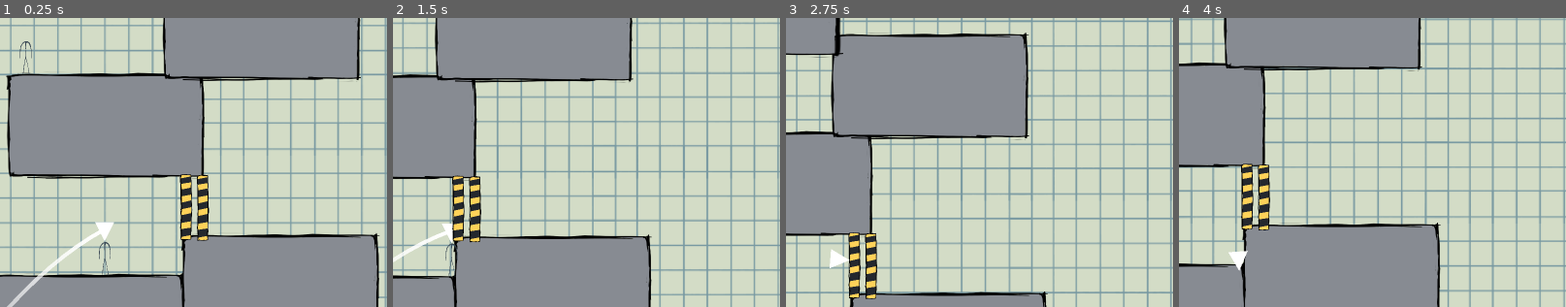
Above: before the commit, frames 1-4 (left to right).
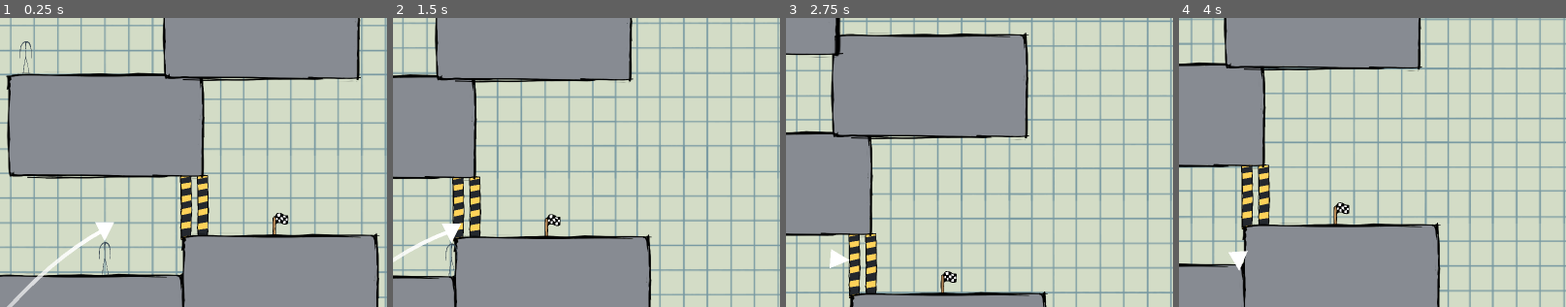
Above: after the commit, the same moments.

Repository: Indigo-Hawk/UBGJ-Project
Game: Godot game, scene res://Levels/test.tscn
The game is run twice, just before and just after one commit, with the same random seed, the same clock (stepped at 60 frames per second) and the same inputs.
Inputs (mouse positions are % of the whole screen's width and height, from its top left):
- Up to frame 1 (0.25 s): no input
- Up to frame 2 (1.5 s): move the mouse to (72, 45) at 0.52 s; hold D (RIGHT) from 0.53 s (still down); tap Space (ACTION) at 0.6 s; move the mouse to (30, 55) at 1.27 s; tap E (INTERACT) at 1.35 s
- Up to frame 3 (2.75 s): move the mouse to (60, 28) at 2.02 s; release D (RIGHT) at 2.03 s; hold A (LEFT) from 2.03 s (still down); tap Space (ACTION) at 2.1 s
- Up to frame 4 (4 s): move the mouse to (45, 70) at 2.77 s; release A (LEFT) at 2.78 s; hold D (RIGHT) from 2.78 s (still down); tap E (INTERACT) at 2.85 s; move the mouse to (80, 65) at 3.52 s; tap Space (ACTION) at 3.6 s
The pictures show only the part of the screen within x 43-93%, y 9-59%; the shares and areas given below are measured in that part.

The runs differ from the first frame. In frame 1, 0.3% of the frame differs, in the area x 46-75%, y 54-78%; in frame 2, 0.4%, in the area x 15-44%, y 54-78%; in frame 3, 0.3%; in frame 4, 0.3%.

Commit message:
Added a music player, added end zone sprite, and other minor changes

Diff:
--- a/Components/Door/door.tscn
+++ b/Components/Door/door.tscn
@@ -12,6 +12,7 @@
 script = ExtResource("1_xwqty")
 
 [node name="Platforms" type="Sprite2D" parent="."]
+z_index = -1
 position = Vector2(-1, -2)
 rotation = -1.5708
 scale = Vector2(0.2, 0.35)
--- a/Components/EndZone/end_zone.tscn
+++ b/Components/EndZone/end_zone.tscn
@@ -1,6 +1,7 @@
-[gd_scene load_steps=3 format=3 uid="uid://71x2sq1tvg6k"]
+[gd_scene load_steps=4 format=3 uid="uid://71x2sq1tvg6k"]
 
 [ext_resource type="Script" uid="uid://r8wxr6wbp7h1" path="res://Components/EndZone/end_zone.gd" id="1_kkw75"]
+[ext_resource type="Texture2D" uid="uid://xglfrdjltbyq" path="res://Art/finish.png" id="2_vi2ac"]
 
 [sub_resource type="CircleShape2D" id="CircleShape2D_vi2ac"]
 radius = 50.0
@@ -13,4 +14,10 @@
 [node name="CollisionShape2D" type="CollisionShape2D" parent="."]
 shape = SubResource("CircleShape2D_vi2ac")
 
+[node name="Finish" type="Sprite2D" parent="."]
+z_index = -1
+position = Vector2(15, -9)
+scale = Vector2(0.2, 0.2)
+texture = ExtResource("2_vi2ac")
+
 [connection signal="body_entered" from="." to="." method="_on_body_entered"]
--- /dev/null
+++ b/Components/MusicPlayer/music_player.gd
@@ -0,0 +1,13 @@
+extends AudioStreamPlayer
+class_name MusicPlayer
+
+var musicFiles:Array[AudioStreamMP3] = [
+	preload("res://Audio/bg_menu.mp3"),
+	preload("res://Audio/bg_game.mp3")
+]
+
+
+
+func PlayTrack(index:int)->void:
+	stream = musicFiles[index]
+	play()
--- /dev/null
+++ b/Components/MusicPlayer/music_player.tscn
@@ -0,0 +1,9 @@
+[gd_scene load_steps=3 format=3 uid="uid://cgjj3ehyg3g2h"]
+
+[ext_resource type="AudioStream" uid="uid://c4p82nsw2bvo0" path="res://Audio/bg_menu.mp3" id="1_yw23y"]
+[ext_resource type="Script" uid="uid://budtkijk4mwc2" path="res://Components/MusicPlayer/music_player.gd" id="2_7xrtd"]
+
+[node name="MusicPlayer" type="AudioStreamPlayer"]
+stream = ExtResource("1_yw23y")
+autoplay = true
+script = ExtResource("2_7xrtd")
--- a/Components/UI/main_menu.gd
+++ b/Components/UI/main_menu.gd
@@ -2,10 +2,12 @@
 
 func _ready() -> void:
 	$Main/Title.play("default")
+	Globals.PlayMusic(0)
 
 
 func _on_button_button_up() -> void:
 			get_tree().call_deferred("change_scene_to_file","res://Levels/test.tscn")
+			Globals.call_deferred("PlayMusic",1)
 
 
 func _on_button_2_button_up() -> void:
--- a/Components/UI/main_menu.tscn
+++ b/Components/UI/main_menu.tscn
@@ -125,9 +125,10 @@
 offset_top = -382.0
 offset_right = 206.0
 offset_bottom = -366.0
-min_value = -10.0
+min_value = -20.0
 max_value = 5.0
 step = 0.1
+value = -4.0
 
 [node name="CheckButton" type="CheckButton" parent="Settings"]
 layout_mode = 0
--- a/Globals.gd
+++ b/Globals.gd
@@ -1,10 +1,21 @@
 extends Node
 
+var MusicPlayerScene = preload("res://Components/MusicPlayer/music_player.tscn")
+
 var head:Head = null
+var _musicPlayer:MusicPlayer = null
+
 var PlayerPos:Vector2 = Vector2.ZERO
+
 
 var MovingBackground:bool = true
 
+
+
+func _ready() -> void:
+	var newMusicPlayer:MusicPlayer = MusicPlayerScene.instantiate()
+	add_child(newMusicPlayer)
+	_musicPlayer = newMusicPlayer
 
 func _input(event: InputEvent) -> void:
 	if event.is_action_pressed("RESET"):
@@ -20,3 +31,7 @@
 func _resetPos() -> void:
 	PlayerPos = Vector2.ZERO
 	print(PlayerPos)
+
+
+func PlayMusic(index:int)->void:
+	_musicPlayer.PlayTrack(index)
--- a/Levels/test.tscn
+++ b/Levels/test.tscn
@@ -67,7 +67,7 @@
 position = Vector2(1181, -73)
 
 [node name="EndZone" parent="." instance=ExtResource("6_upgg8")]
-position = Vector2(1832, 314)
+position = Vector2(1655, 334)
 
 [node name="Switch" parent="." instance=ExtResource("7_tqcie")]
 position = Vector2(339, 476)
--- /dev/null
+++ b/default_bus_layout.tres
@@ -0,0 +1,4 @@
+[gd_resource type="AudioBusLayout" format=3 uid="uid://6p62oweqpiwd"]
+
+[resource]
+bus/0/volume_db = -4.003
Binary file added: Art/finish.png
Not shown, added: Art/finish.png.import
Not shown, changed: Audio/bg_game.mp3.import
Not shown, changed: Audio/bg_menu.mp3.import
Not shown, added: Components/MusicPlayer/music_player.gd.uid
